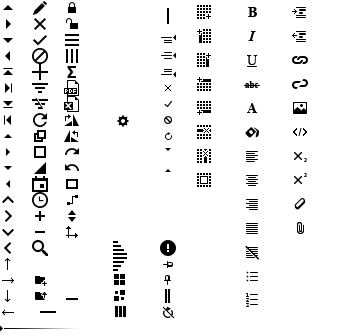
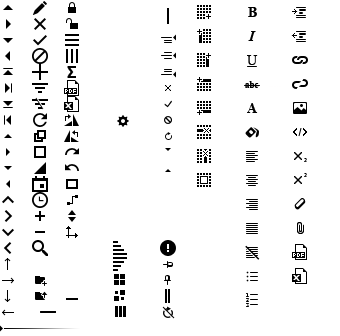
Before/after of a w=340, h=336 layered artwork. What changed in the layer stack:
added group "Export copy" with 4 layers above "Export" over [292, 244, 307, 284]
added layer "excel copy" in group "Export copy" over [292, 268, 307, 284]
added layer "pdf copy" in group "Export copy" over [292, 244, 307, 260]
